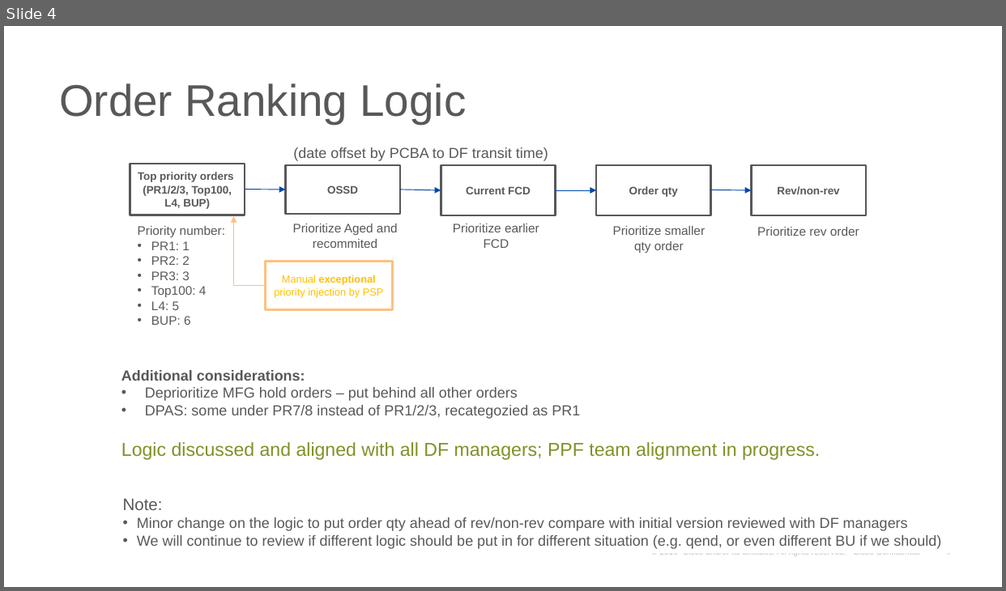
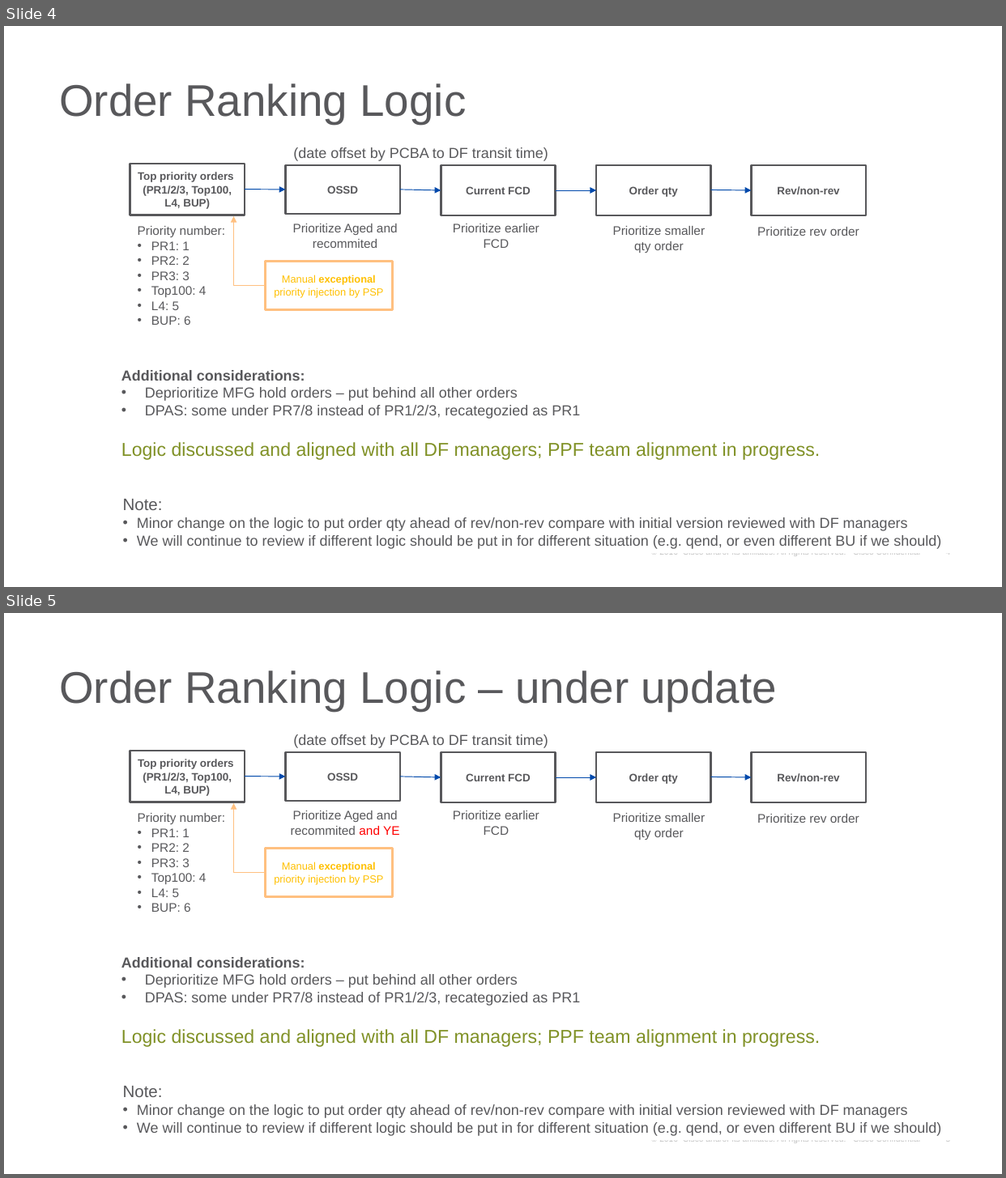
Before and after one commit to kenwang4585/pcba_allocation, a slide deck: PCBA allocation procedure and logic - Nov 12.pptx. Shown one above the other, each under a label of ours: slide 4 before the commit, slides 4 and 5 after it. The pictures are 1006x591 and 1006x1178 pixels, drawn with LibreOffice and Linux fonts; fonts in the diff are those of the drawing; background and template pictures are left out. Boxes give left, top, right and bottom in pixels: in the first picture for what was removed or moved away, otherwise in the second. Text is boxed around its words. In the diff, an @@ line names an element or a change of style, - is before the commit and + after.

```diff
--- a/PCBA allocation procedure and logic - Nov 12.pptx
+++ b/PCBA allocation procedure and logic - Nov 12.pptx
@@ slide 5 added at bbox=[4, 613, 1002, 1174], background #FFFFFF; not listed: 2 template elements that a slide beside it also shows @@
@@ title added at bbox=[59, 671, 776, 710], 42.7 pt, text #58585B @@
+Order Ranking Logic – under update
@@ rectangle added at bbox=[130, 751, 245, 803], outline #58585B 2 pt, 10.5 pt, text #58585B, bold @@
+Top priority orders
+(PR1/2/3, Top100, L4, BUP)
@@ rectangle added at bbox=[286, 752, 400, 801], outline #58585B 2 pt, 10.5 pt, text #58585B, bold @@
+OSSD
@@ text added at bbox=[293, 735, 548, 748], 14 pt, text #58585B @@
+(date offset by PCBA to DF transit time)
@@ rectangle added at bbox=[441, 752, 556, 803], outline #58585B 2 pt, 10.5 pt, text #58585B, bold @@
+Current FCD
@@ rectangle added at bbox=[596, 752, 710, 803], outline #58585B 2 pt, 10.5 pt, text #58585B, bold @@
+Order qty
@@ rectangle added at bbox=[751, 752, 866, 803], outline #58585B 2 pt, 10.5 pt, text #58585B, bold @@
+Rev/non-rev
@@ arrow added from (245, 776) to (286, 777), #0049AB 0.75 pt @@
@@ arrow added from (400, 777) to (441, 777), #0049AB 0.75 pt @@
@@ arrow added from (556, 777) to (596, 777), #0049AB 0.75 pt @@
@@ arrow added from (710, 777) to (751, 777), #0049AB 0.75 pt @@
@@ elbow arrow added from (266, 873) to (234, 803), #FFC080 0.75 pt @@
@@ text added at bbox=[138, 813, 225, 912], 12 pt, text #58585B @@
+Priority number:
+• PR1: 1
+• PR2: 2
+• PR3: 3
+• Top100: 4
+• L4: 5
+• BUP: 6
@@ text added at bbox=[291, 811, 400, 835], 12 pt, text #58585B @@
+Prioritize Aged and recommited and YE
@@ text added at bbox=[453, 811, 539, 835], 12 pt, text #58585B @@
+Prioritize earlier FCD
@@ text added at bbox=[613, 813, 705, 840], 12 pt, text #58585B @@
+Prioritize smaller qty order
@@ text added at bbox=[757, 814, 859, 823], 12 pt, text #58585B @@
+Prioritize rev order
@@ rectangle added at bbox=[266, 848, 393, 897], outline #FFC080 2 pt, 10 pt, text #FFC000 @@
+Manual exceptional priority injection by PSP
@@ text added at bbox=[121, 957, 580, 1006], 14 pt, text #58585B @@
+Additional considerations:
+• Deprioritize MFG hold orders – put behind all other orders
+• DPAS: some under PR7/8 instead of PR1/2/3, recategozied as PR1
@@ text added at bbox=[121, 1029, 820, 1047], 18 pt, text #809126 @@
+Logic discussed and aligned with all DF managers; PPF team alignment in progress.
@@ text added at bbox=[123, 1086, 941, 1136], 14 pt, text #58585B @@
+Note:
+• Minor change on the logic to put order qty ahead of rev/non-rev compare with initial version reviewed with DF managers
+• We will continue to review if different logic should be put in for different situation (e.g. qend, or even different BU if we should)
```
Also in this commit, not shown: 5 other files.
